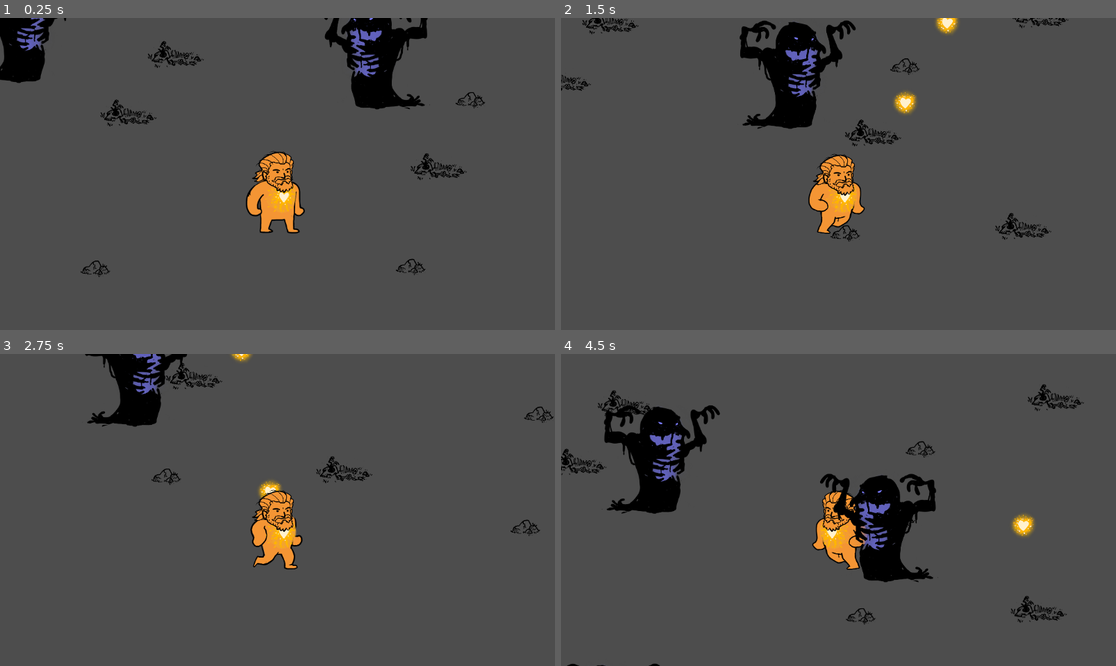
Above: before the commit, frames 1-4 (two rows, left to right).
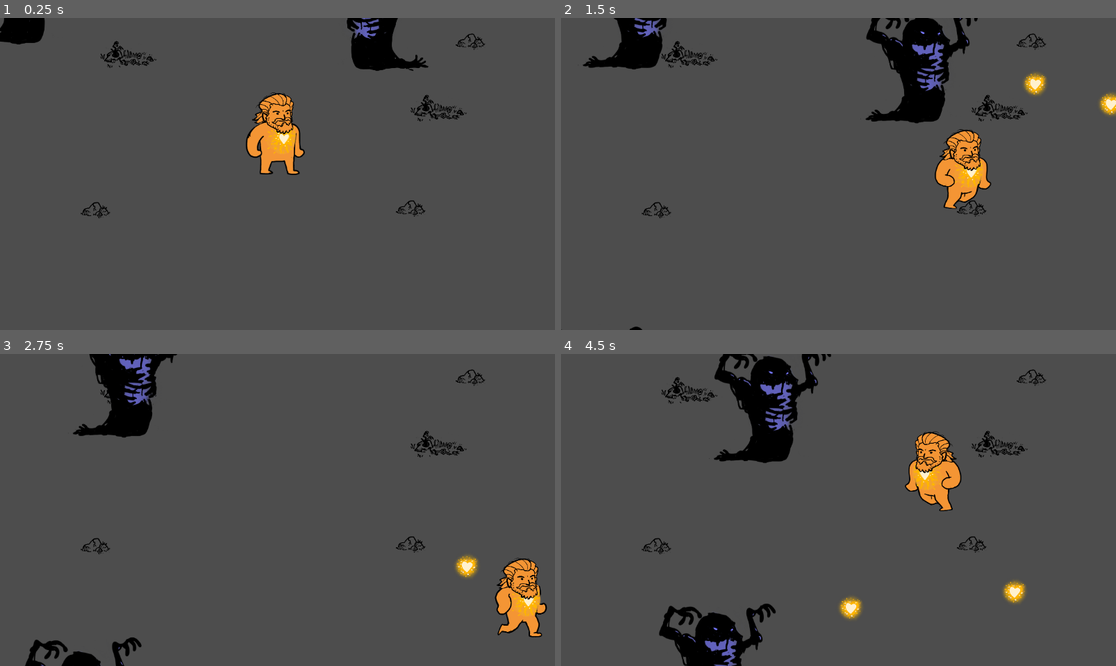
Above: after the commit, the same moments.

Repository: martindzejky/slavo-collab
Game: Godot game, scene res://main.tscn
The game is run twice, just before and just after one commit, with the same random seed, the same clock (stepped at 60 frames per second) and the same inputs.
Inputs (mouse positions are in pixels of both pictures, inside the frame that each line leads up to):
- Up to frame 1 (0.25 s): no input
- Up to frame 2 (1.5 s): move the mouse to (960, 158) at 0.52 s; press the mouse at (960, 158) at 0.53 s; hold D (move_right) 0.53-1.28 s; move the mouse to (727, 189) at 1.27 s; release the mouse at (727, 189) at 1.28 s; hold S (move_down) from 1.28 s (still down); click (727, 189) at 1.35 s
- Up to frame 3 (2.75 s): move the mouse to (333, 441) at 2.02 s; release S (move_down) at 2.03 s; press the mouse at (333, 441) at 2.03 s; hold D (move_right) from 2.03 s (still down)
- Up to frame 4 (4.5 s): move the mouse to (810, 572) at 2.77 s; release D (move_right) at 2.78 s; release the mouse at (810, 572) at 2.78 s; hold W (move_up) 2.78-3.53 s; click (810, 572) at 2.85 s; move the mouse to (1005, 556) at 3.52 s; press the mouse at (1005, 556) at 3.53 s; hold A (move_left) from 3.53 s (still down); move the mouse to (672, 463) at 4.27 s; release the mouse at (672, 463) at 4.28 s; click (672, 463) at 4.35 s

The runs differ from the first frame. In frame 1, 8.4% of the frame differs, in the area x 0-88%, y 0-84%; in frame 2, 14%; in frame 3, 7.4%; in frame 4, 18%, in the area x 0-95%, y 0-100%.

Commit message:
demon animation

Diff:
--- a/main.tscn
+++ b/main.tscn
@@ -6,6 +6,9 @@
 [ext_resource type="PackedScene" uid="uid://dcgy8qljxye3y" path="res://objects/stone_prop.tscn" id="4_1bvp3"]
 
 [node name="main" type="Node"]
+
+[node name="camera" type="Camera2D" parent="."]
+zoom = Vector2(0.5, 0.5)
 
 [node name="sorting" type="Node2D" parent="."]
 y_sort_enabled = true
@@ -20,6 +23,48 @@
 
 [node name="demon3" parent="sorting" instance=ExtResource("2_0xm2m")]
 position = Vector2(-1277, 1245)
+
+[node name="demon4" parent="sorting" instance=ExtResource("2_0xm2m")]
+position = Vector2(-5701, -2343)
+
+[node name="demon5" parent="sorting" instance=ExtResource("2_0xm2m")]
+position = Vector2(-2317, -4219)
+
+[node name="demon6" parent="sorting" instance=ExtResource("2_0xm2m")]
+position = Vector2(7897, -4056)
+
+[node name="demon7" parent="sorting" instance=ExtResource("2_0xm2m")]
+position = Vector2(8019, -733)
+
+[node name="demon8" parent="sorting" instance=ExtResource("2_0xm2m")]
+position = Vector2(8916, 7075)
+
+[node name="demon9" parent="sorting" instance=ExtResource("2_0xm2m")]
+position = Vector2(4859, 8176)
+
+[node name="demon10" parent="sorting" instance=ExtResource("2_0xm2m")]
+position = Vector2(1230, 6525)
+
+[node name="demon11" parent="sorting" instance=ExtResource("2_0xm2m")]
+position = Vector2(-1787, 6627)
+
+[node name="demon12" parent="sorting" instance=ExtResource("2_0xm2m")]
+position = Vector2(-3744, 2529)
+
+[node name="demon13" parent="sorting" instance=ExtResource("2_0xm2m")]
+position = Vector2(3147, -3241)
+
+[node name="demon14" parent="sorting" instance=ExtResource("2_0xm2m")]
+position = Vector2(5226, -3363)
+
+[node name="demon15" parent="sorting" instance=ExtResource("2_0xm2m")]
+position = Vector2(6286, 2101)
+
+[node name="demon16" parent="sorting" instance=ExtResource("2_0xm2m")]
+position = Vector2(7142, 3120)
+
+[node name="demon17" parent="sorting" instance=ExtResource("2_0xm2m")]
+position = Vector2(-4948, 6565)
 
 [node name="skeleton_prop" parent="sorting" instance=ExtResource("3_h2yge")]
 position = Vector2(668, -246)
--- a/objects/demon.gd
+++ b/objects/demon.gd
@@ -4,6 +4,7 @@
 # Movement properties
 @export var move_speed: float = 100
 var move_direction: Vector2 = Vector2.ZERO
+@export var animation_player: AnimationPlayer
 
 # Health
 @export var health: Health
@@ -22,3 +23,8 @@
   # Handle movement
   velocity = move_direction * move_speed
   move_and_slide()
+
+  if velocity.length() > 0.01:
+    animation_player.play('run')
+  else:
+    animation_player.play('idle')
--- a/objects/demon.tscn
+++ b/objects/demon.tscn
@@ -1,24 +1,84 @@
-[gd_scene load_steps=6 format=3 uid="uid://bi6j2msajxmqr"]
+[gd_scene load_steps=13 format=3 uid="uid://bi6j2msajxmqr"]
 
 [ext_resource type="Script" uid="uid://dxbhbs4axjgik" path="res://objects/demon.gd" id="1_i1g67"]
 [ext_resource type="Texture2D" uid="uid://b2ymsg6xqbi3a" path="res://sprites/demon.png" id="1_v40ab"]
 [ext_resource type="Script" uid="uid://dbnki8y8un232" path="res://components/sprite_flip.gd" id="3_qc62n"]
+[ext_resource type="Texture2D" uid="uid://b42ilhewfytdi" path="res://sprites/demon-run-1.png" id="5_556me"]
 [ext_resource type="Script" uid="uid://cqc3anvu40jpp" path="res://components/health.gd" id="5_dqvf4"]
+[ext_resource type="Texture2D" uid="uid://ucrxvci3uqal" path="res://sprites/demon-run-2.png" id="6_556me"]
+[ext_resource type="Texture2D" uid="uid://ctbcfj32klctt" path="res://sprites/demon-run-3.png" id="7_qh3hn"]
 
 [sub_resource type="CapsuleShape2D" id="CapsuleShape2D_v40ab"]
 radius = 48.28
 height = 278.82
 
-[node name="demon" type="CharacterBody2D" node_paths=PackedStringArray("health")]
+[sub_resource type="Animation" id="Animation_dqvf4"]
+length = 0.001
+tracks/0/type = "value"
+tracks/0/imported = false
+tracks/0/enabled = true
+tracks/0/path = NodePath("sprite:texture")
+tracks/0/interp = 1
+tracks/0/loop_wrap = true
+tracks/0/keys = {
+"times": PackedFloat32Array(0),
+"transitions": PackedFloat32Array(1),
+"update": 1,
+"values": [ExtResource("1_v40ab")]
+}
+
+[sub_resource type="Animation" id="Animation_8k0bl"]
+resource_name = "idle"
+step = 1.0
+tracks/0/type = "value"
+tracks/0/imported = false
+tracks/0/enabled = true
+tracks/0/path = NodePath("sprite:texture")
+tracks/0/interp = 1
+tracks/0/loop_wrap = true
+tracks/0/keys = {
+"times": PackedFloat32Array(0),
+"transitions": PackedFloat32Array(1),
+"update": 1,
+"values": [ExtResource("1_v40ab")]
+}
+
+[sub_resource type="Animation" id="Animation_556me"]
+resource_name = "run"
+length = 0.750025
+loop_mode = 1
+step = 0.25
+tracks/0/type = "value"
+tracks/0/imported = false
+tracks/0/enabled = true
+tracks/0/path = NodePath("sprite:texture")
+tracks/0/interp = 1
+tracks/0/loop_wrap = true
+tracks/0/keys = {
+"times": PackedFloat32Array(0, 0.25, 0.5),
+"transitions": PackedFloat32Array(1, 1, 1),
+"update": 1,
+"values": [ExtResource("5_556me"), ExtResource("6_556me"), ExtResource("7_qh3hn")]
+}
+
+[sub_resource type="AnimationLibrary" id="AnimationLibrary_dqvf4"]
+_data = {
+&"RESET": SubResource("Animation_dqvf4"),
+&"idle": SubResource("Animation_8k0bl"),
+&"run": SubResource("Animation_556me")
+}
+
+[node name="demon" type="CharacterBody2D" node_paths=PackedStringArray("animation_player", "health")]
 collision_layer = 2
 collision_mask = 3
 motion_mode = 1
 script = ExtResource("1_i1g67")
 move_speed = 200.0
+animation_player = NodePath("animation")
 health = NodePath("health")
 
 [node name="sprite" type="Sprite2D" parent="." node_paths=PackedStringArray("root")]
-position = Vector2(0, -228)
+position = Vector2(0, -188)
 texture = ExtResource("1_v40ab")
 script = ExtResource("3_qc62n")
 root = NodePath("..")
@@ -32,4 +92,9 @@
 current_health = 1.0
 metadata/_custom_type_script = "uid://cqc3anvu40jpp"
 
+[node name="animation" type="AnimationPlayer" parent="."]
+libraries = {
+&"": SubResource("AnimationLibrary_dqvf4")
+}
+
 [connection signal="died" from="health" to="." method="queue_free"]
--- a/objects/player.tscn
+++ b/objects/player.tscn
@@ -16,6 +16,33 @@
 radius = 30.0
 height = 153.98
 
+[sub_resource type="Animation" id="Animation_3rfka"]
+length = 0.001
+tracks/0/type = "value"
+tracks/0/imported = false
+tracks/0/enabled = true
+tracks/0/path = NodePath("sprites/head:position")
+tracks/0/interp = 1
+tracks/0/loop_wrap = true
+tracks/0/keys = {
+"times": PackedFloat32Array(0),
+"transitions": PackedFloat32Array(1),
+"update": 0,
+"values": [Vector2(-17.5, -252)]
+}
+tracks/1/type = "value"
+tracks/1/imported = false
+tracks/1/enabled = true
+tracks/1/path = NodePath("sprites/body:texture")
+tracks/1/interp = 1
+tracks/1/loop_wrap = true
+tracks/1/keys = {
+"times": PackedFloat32Array(0),
+"transitions": PackedFloat32Array(1),
+"update": 1,
+"values": [ExtResource("1_f46kd")]
+}
+
 [sub_resource type="Animation" id="Animation_i825w"]
 resource_name = "idle"
 length = 1.00005
@@ -32,33 +59,6 @@
 "transitions": PackedFloat32Array(1, 1),
 "update": 1,
 "values": [Vector2(-17.5, -252), Vector2(-17, -244)]
-}
-tracks/1/type = "value"
-tracks/1/imported = false
-tracks/1/enabled = true
-tracks/1/path = NodePath("sprites/body:texture")
-tracks/1/interp = 1
-tracks/1/loop_wrap = true
-tracks/1/keys = {
-"times": PackedFloat32Array(0),
-"transitions": PackedFloat32Array(1),
-"update": 1,
-"values": [ExtResource("1_f46kd")]
-}
-
-[sub_resource type="Animation" id="Animation_3rfka"]
-length = 0.001
-tracks/0/type = "value"
-tracks/0/imported = false
-tracks/0/enabled = true
-tracks/0/path = NodePath("sprites/head:position")
-tracks/0/interp = 1
-tracks/0/loop_wrap = true
-tracks/0/keys = {
-"times": PackedFloat32Array(0),
-"transitions": PackedFloat32Array(1),
-"update": 0,
-"values": [Vector2(-17.5, -252)]
 }
 tracks/1/type = "value"
 tracks/1/imported = false
@@ -138,11 +138,6 @@
 position = Vector2(-17.5, -252)
 texture = ExtResource("2_3rerk")
 
-[node name="camera" type="Camera2D" parent="."]
-position = Vector2(0, -243)
-zoom = Vector2(0.5, 0.5)
-position_smoothing_speed = 10.0
-
 [node name="shape" type="CollisionShape2D" parent="."]
 rotation = 1.5708
 shape = SubResource("CapsuleShape2D_3rfka")
Not shown, added: sprites/demon-run-1.png.import
Not shown, added: sprites/demon-run-2.png.import
Not shown, added: sprites/demon-run-3.png.import
